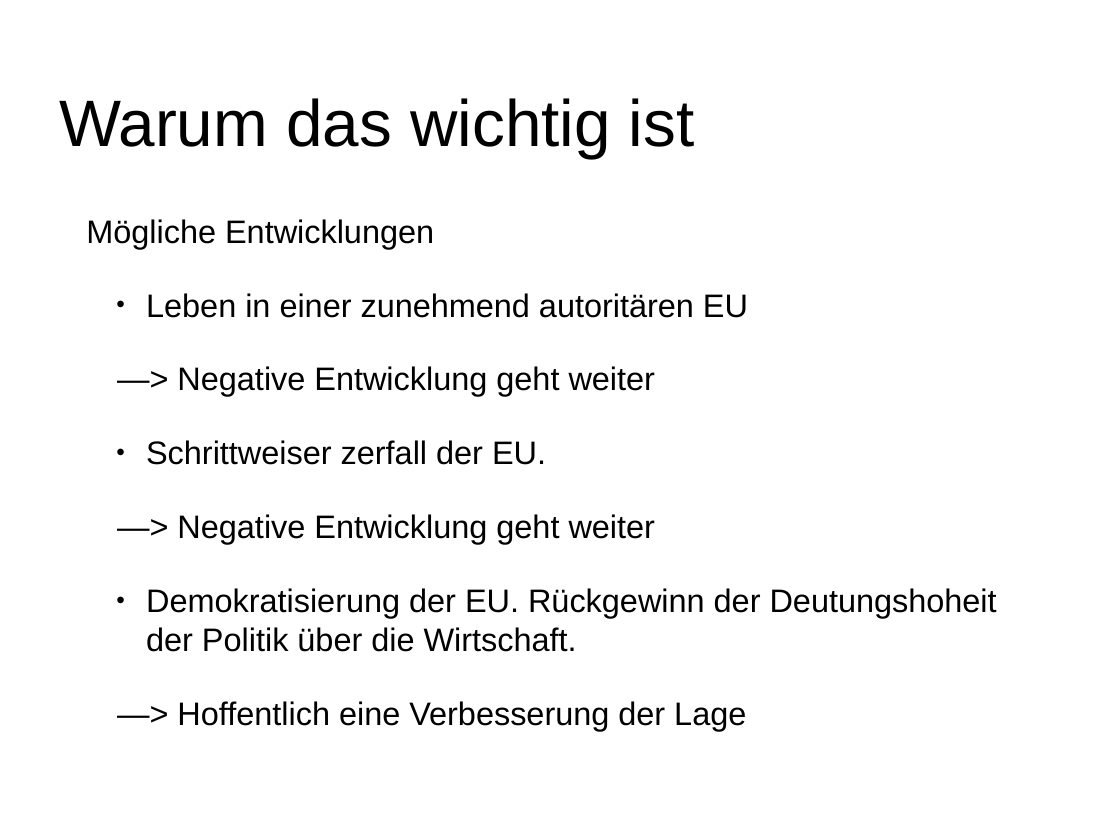
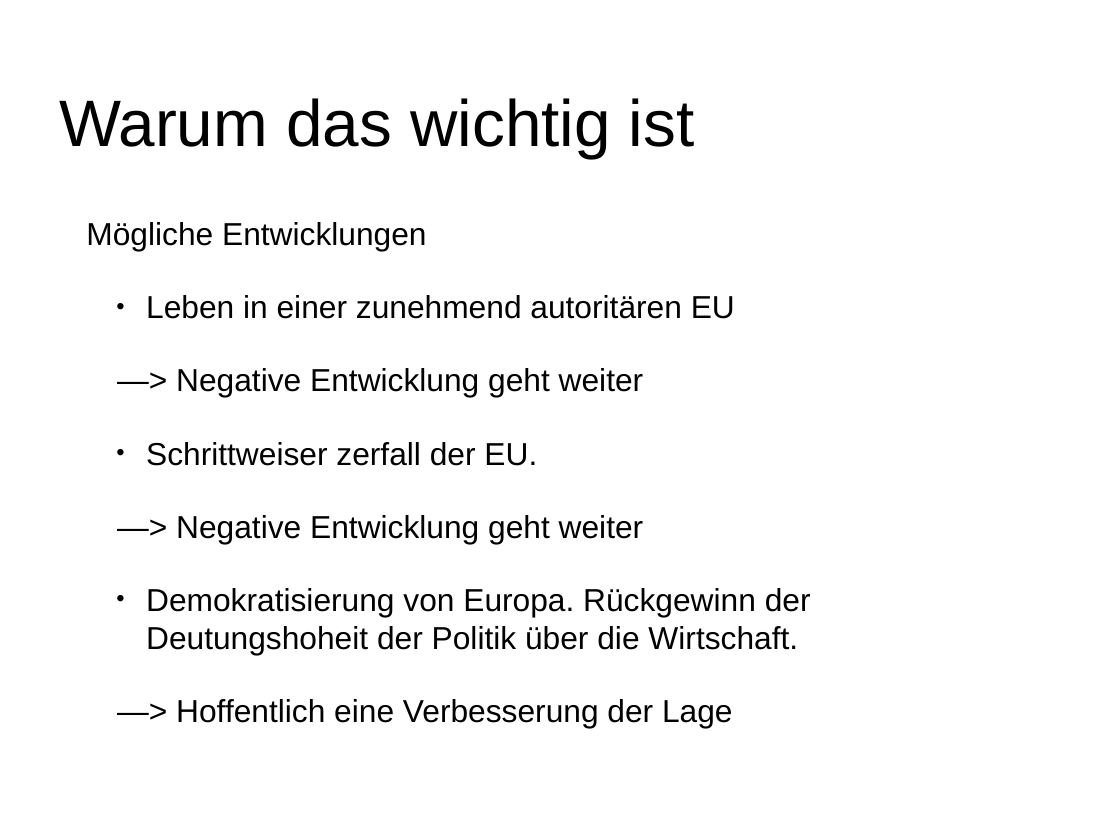
Before and after one commit to emufreak/Diem25-Documents, a slide deck: slide 5 of Diem25 Introduction DE.pptx. Drawn at 1120x840 pixels with LibreOffice and Linux fonts; fonts in the diff are those of the drawing; background and template pictures are left out. Boxes give left, top, right and bottom in pixels: in the first picture for what was removed or moved away, otherwise in the second. Text is boxed around its words. In the diff, an @@ line names an element or a change of style, - is before the commit and + after.

```diff
--- a/Diem25 Introduction DE.pptx
+++ b/Diem25 Introduction DE.pptx
@@ text at <box>86,222,735,728</box>: size 29.6 to 29 pt in "Mögliche Entwicklungen", "Leben in einer zunehmend autoritären EU", "—> Negative Entwicklung geht weiter", "Schrittweiser zerfall der EU." and 2 more places @@
@@ text at <box>146,588,811,655</box>: text changed; size 29.6 to 29 pt @@
-  • Demokratisierung der EU. Rückgewinn der Deutungshoheit der Politik über die Wirtschaft.
+  • Demokratisierung von Europa. Rückgewinn der Deutungshoheit der Politik über die Wirtschaft.
```
Also in this commit, not shown: 6 other slides changed, 3 other files.
